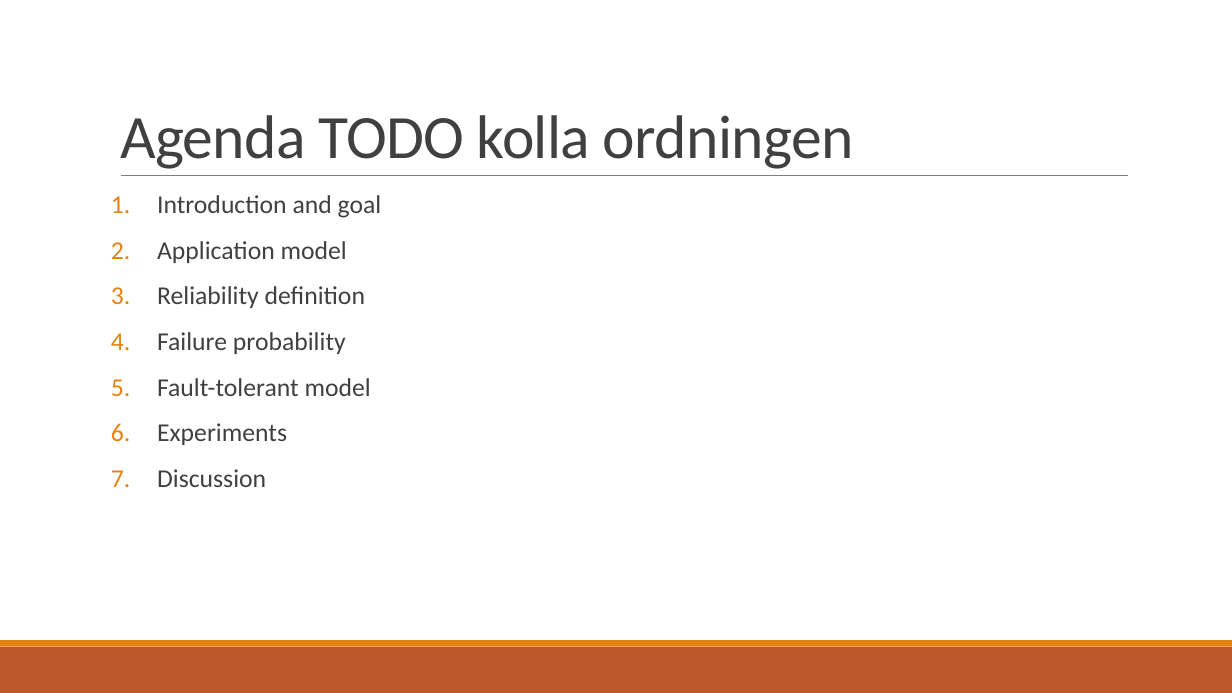
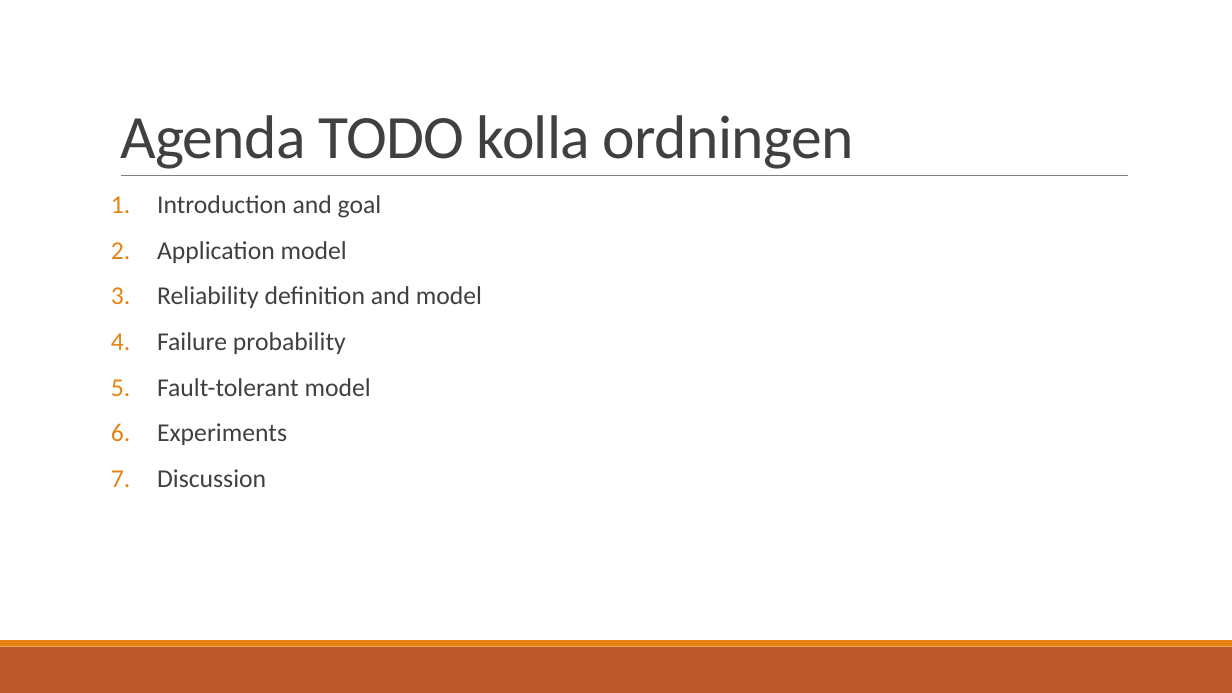
Before and after one commit to PStahl/master_thesis, a slide deck: slide 2 of presentation/presentation2.pptx. Drawn at 1232x693 pixels with LibreOffice and Linux fonts; fonts in the diff are those of the drawing. Boxes give left, top, right and bottom in pixels: in the first picture for what was removed or moved away, otherwise in the second. Text is boxed around its words. In the diff, an @@ line names an element or a change of style, - is before the commit and + after.

```diff
--- a/presentation/presentation2.pptx
+++ b/presentation/presentation2.pptx
@@ text at (x1=157, y1=286, x2=482, y2=308): text changed @@
-3. Reliability definition
+3. Reliability definition and model
```
Also in this commit, not shown: 5 other slides changed, 1 slide removed.
